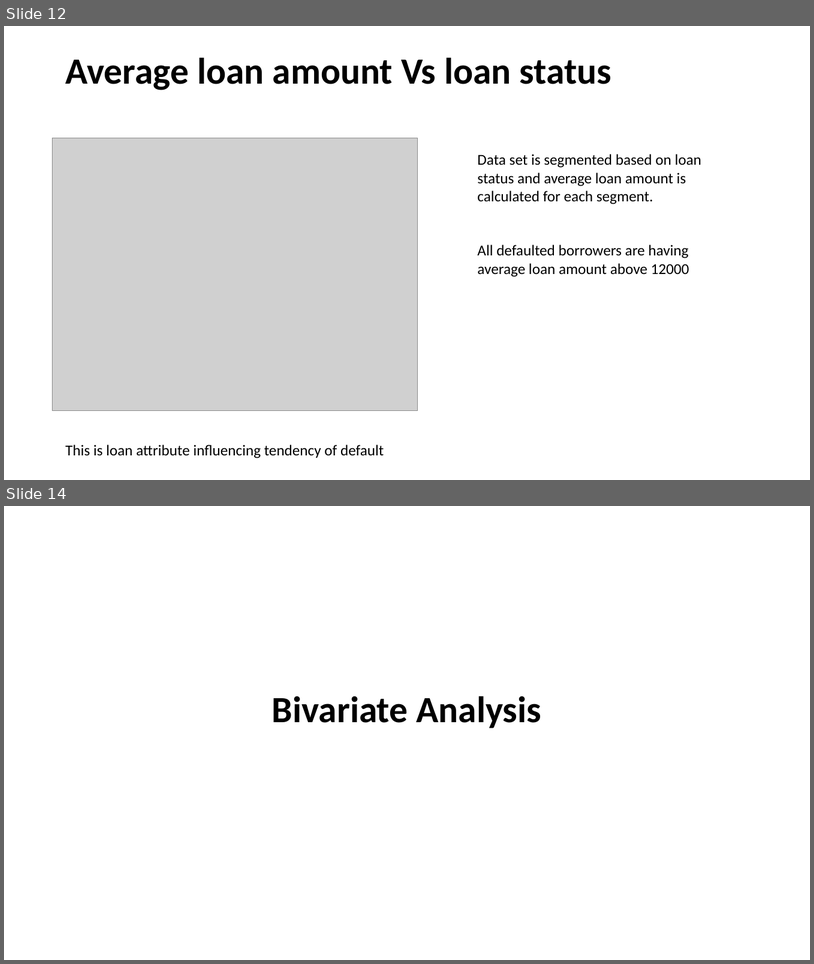
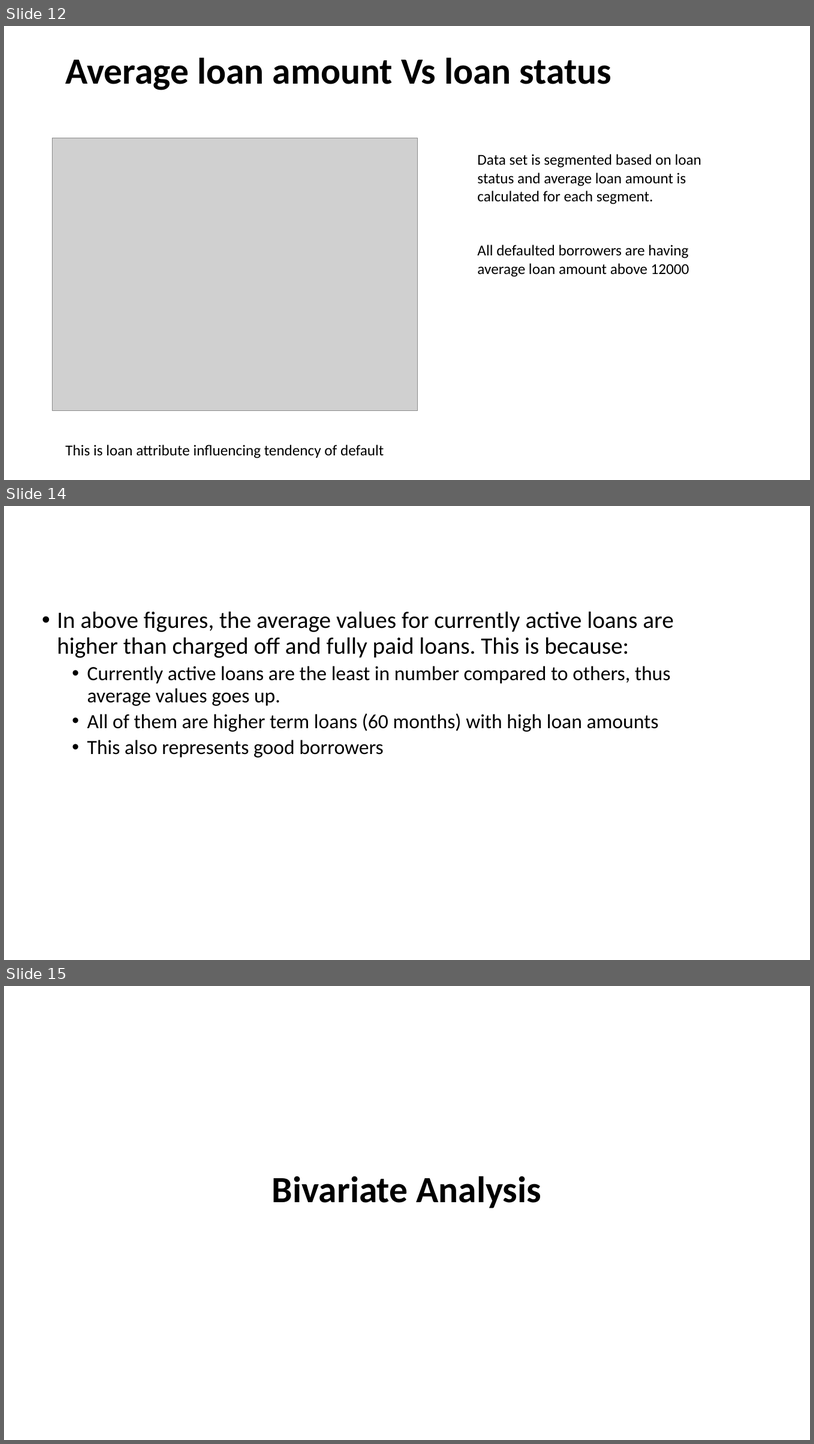
Before and after one commit to kiranp37/LendingClubCaseStudy, a slide deck: Lending_club_caseStudy.pptx. Shown one above the other, each under a label of ours: slides 12 and 14 before the commit, slides 12, 14 and 15 after it; the slides between them are not shown. The pictures are 814x964 and 814x1444 pixels, drawn with LibreOffice and Linux fonts; fonts in the diff are those of the drawing; grey boxes stand for pictures. Boxes give left, top, right and bottom in pixels: in the first picture for what was removed or moved away, otherwise in the second. Text is boxed around its words. In the diff, an @@ line names an element or a change of style, - is before the commit and + after.

```diff
--- a/Lending_club_caseStudy.pptx
+++ b/Lending_club_caseStudy.pptx
@@ slide 14 added at (4, 506, 810, 960), background #FFFFFF @@
@@ text added at (57, 611, 674, 757), 24 pt, text #000000 @@
+• In above figures, the average values for currently active loans are higher than charged off and fully paid loans. This is because:
+  • Currently active loans are the least in number compared to others, thus average values goes up.
+  • All of them are higher term loans (60 months) with high loan amounts
+  • This also represents good borrowers
@@ what was slide 14 is now slide 15 @@
```
Also in this commit, not shown: 1 slide changed, 2 other files.
